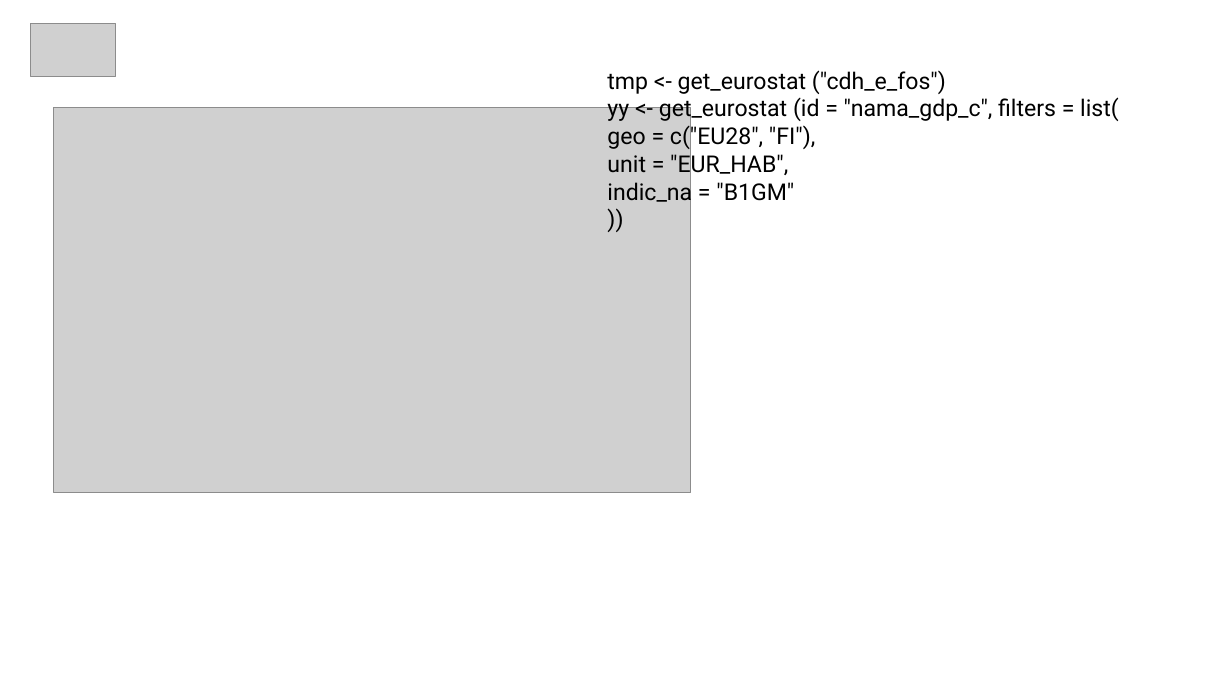
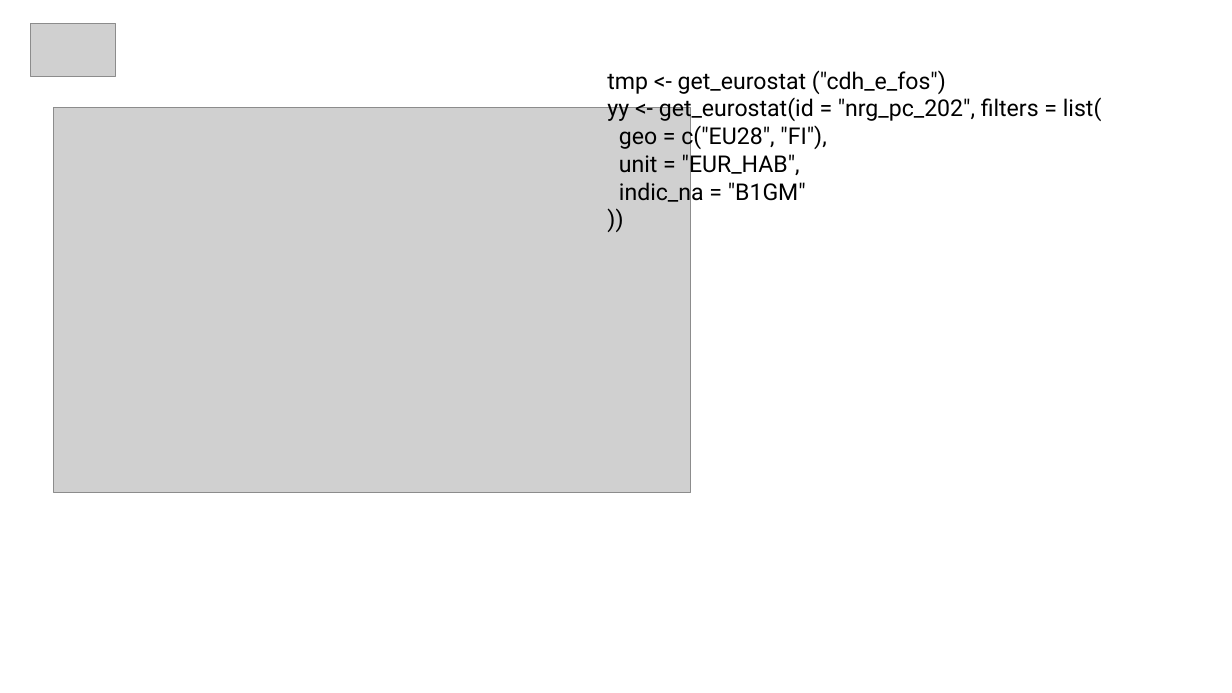
Before and after one commit to cphstud/DALEurostat, a slide deck: slide 7 of DALE25-W40-EUSTAT.pptx. Drawn at 1232x693 pixels with LibreOffice and Linux fonts; fonts in the diff are those of the drawing; grey boxes stand for pictures. Boxes give left, top, right and bottom in pixels: in the first picture for what was removed or moved away, otherwise in the second. Text is boxed around its words. In the diff, an @@ line names an element or a change of style, - is before the commit and + after.

```diff
--- a/DALE25-W40-EUSTAT.pptx
+++ b/DALE25-W40-EUSTAT.pptx
@@ text at (607, 96, 1102, 122): text changed @@
-yy <- get_eurostat (id = "nama_gdp_c", filters = list(
+yy <- get_eurostat(id = "nrg_pc_202", filters = list(
```
Also in this commit, not shown: 1 other slide changed, 2 slides added.
